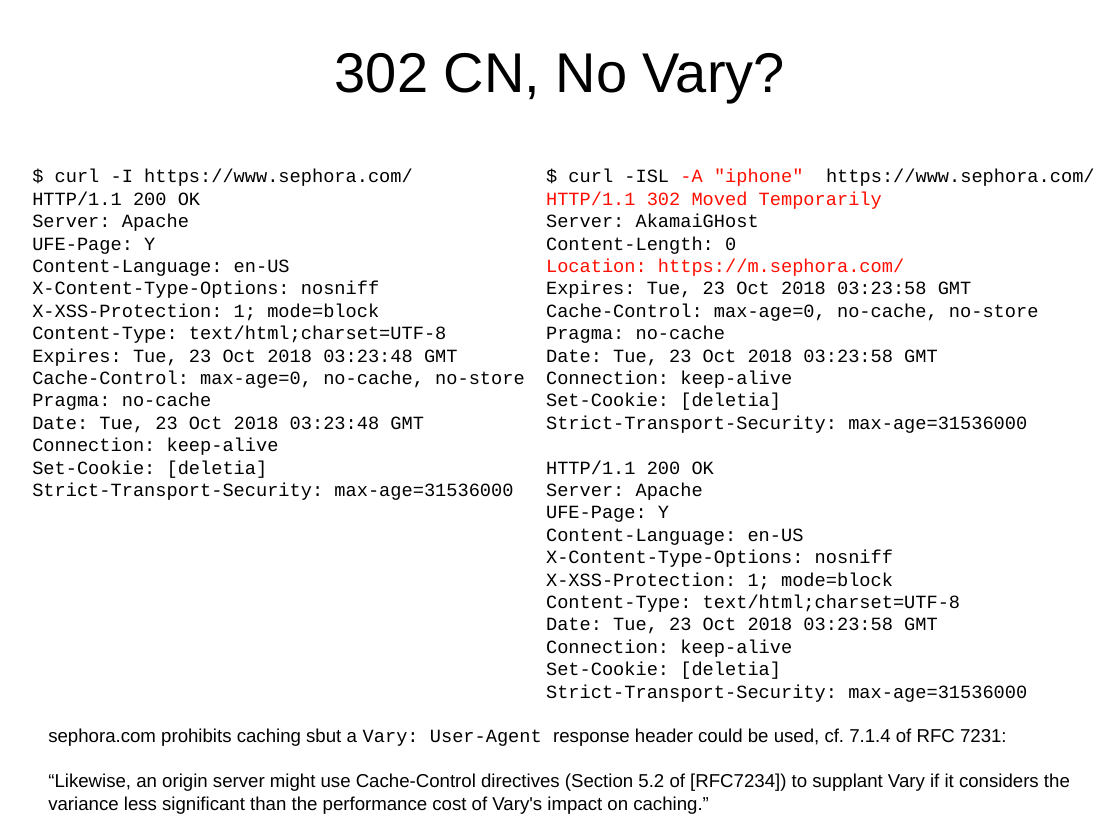
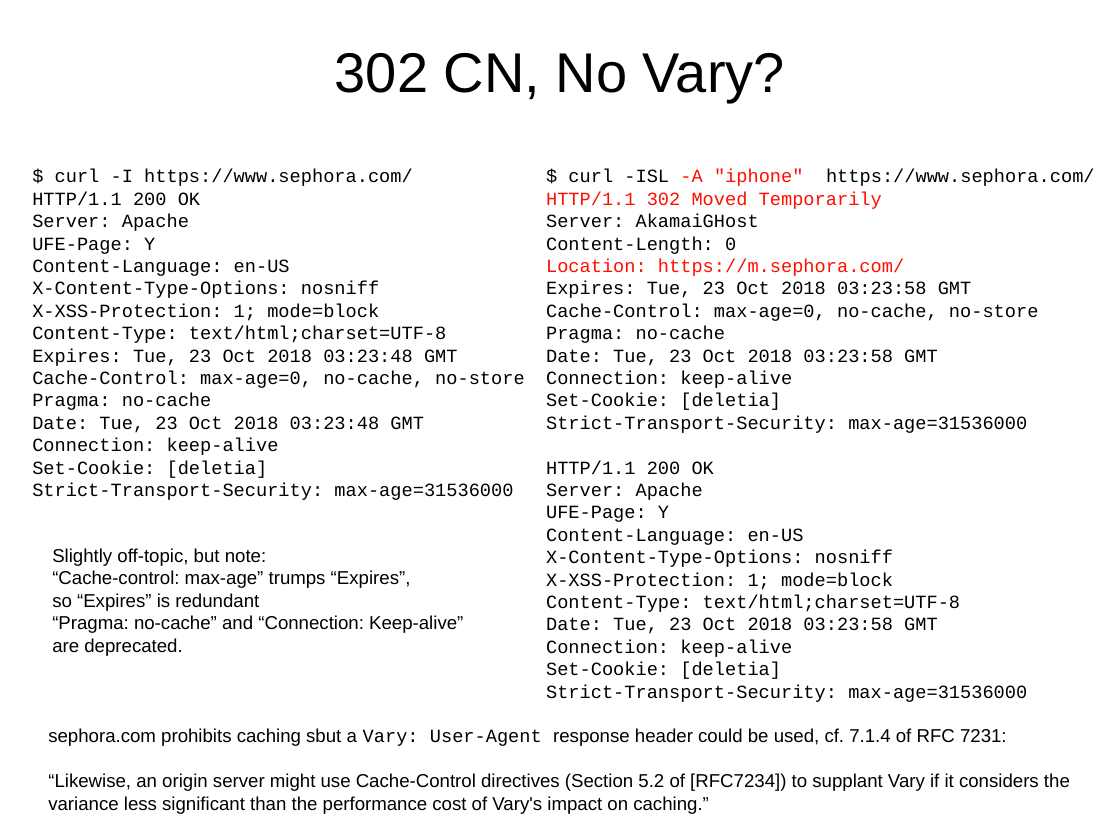
Before and after one commit to phonedude/cs531-f18, a slide deck: slide 31 of slides/week-09-content-negotiation.ppt (slide 30 before the commit). Drawn at 1120x840 pixels with LibreOffice and Linux fonts; fonts in the diff are those of the drawing. Boxes give left, top, right and bottom in pixels: in the first picture for what was removed or moved away, otherwise in the second. Text is boxed around its words. In the diff, an @@ line names an element or a change of style, - is before the commit and + after.

```diff
--- a/slides/week-09-content-negotiation.ppt
+++ b/slides/week-09-content-negotiation.ppt
@@ text added at [52,548,463,656], 12 pt, text #000000 @@
+Slightly off-topic, but note:
+“Cache-control: max-age” trumps “Expires”,
+so “Expires” is redundant
+“Pragma: no-cache” and “Connection: Keep-alive”
+are deprecated.
```
Also in this commit, not shown: 17 other slides changed, 1 slide added.
